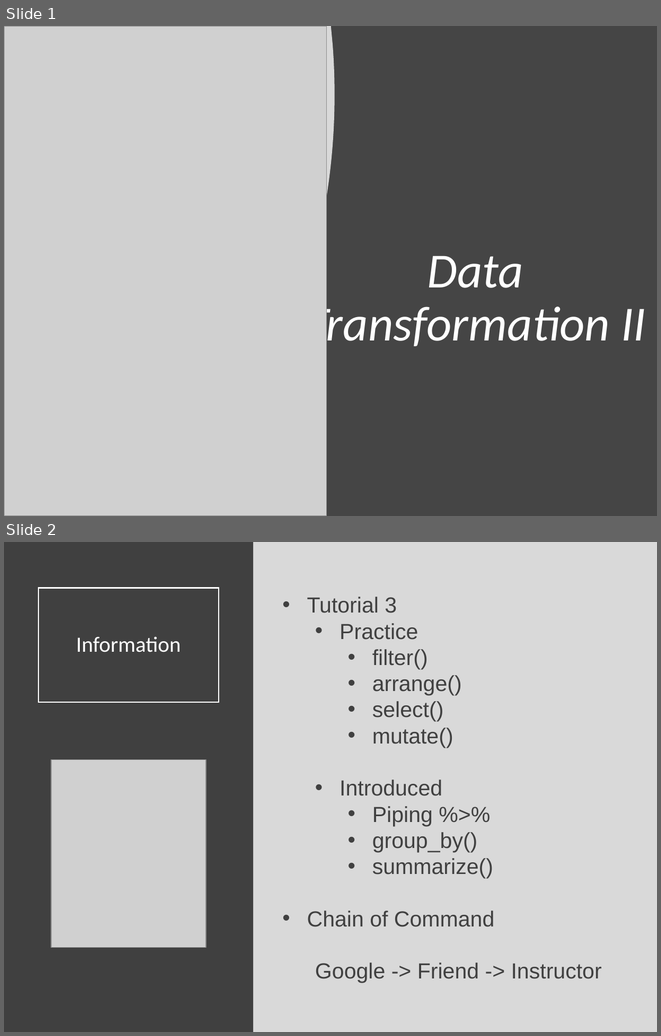
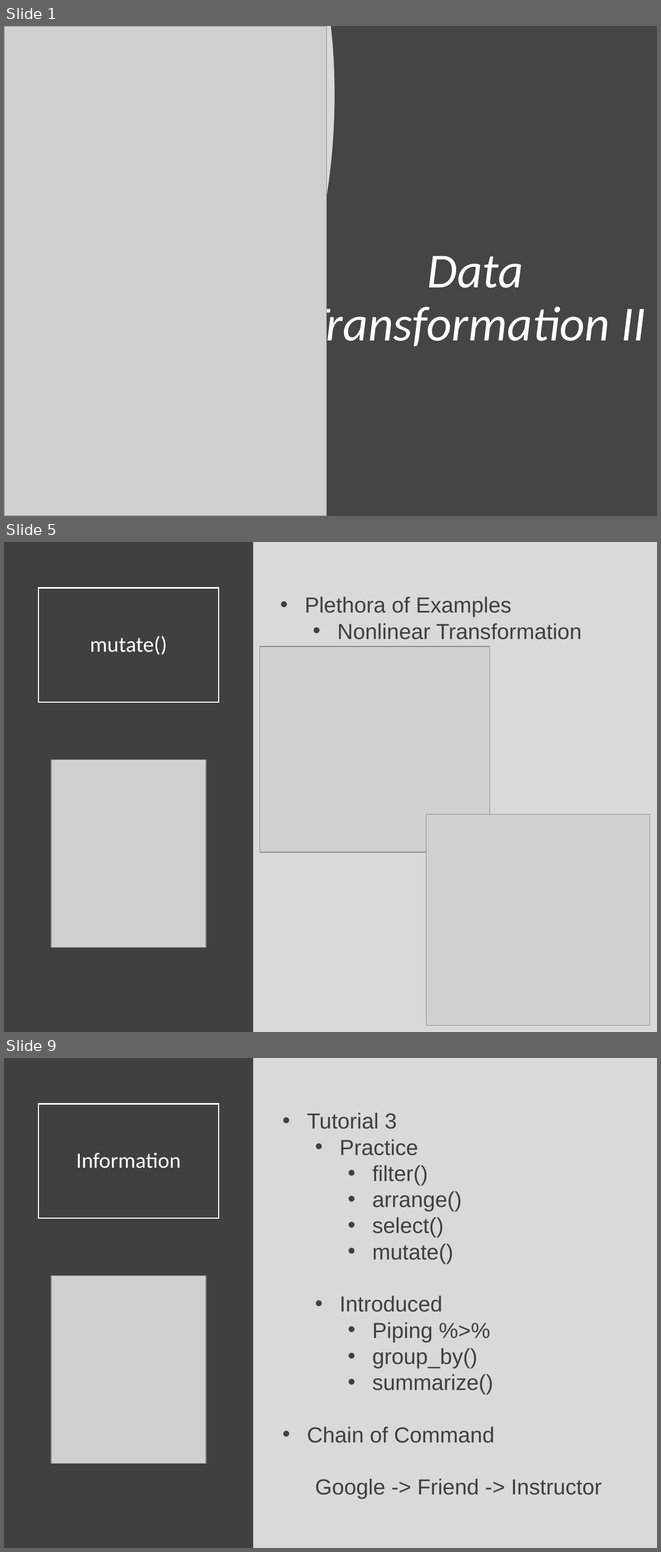
Before and after one commit to Yixf-Self/STOR320_WEBSITE, a slide deck: Lecture/Lecture 5/Lecture 5.pptx. Shown one above the other, each under a label of ours: slides 1 and 2 before the commit, slides 1, 5 and 9 after it; the slides between them are not shown. The pictures are 661x1036 and 661x1552 pixels, drawn with LibreOffice and Linux fonts; fonts in the diff are those of the drawing; grey boxes stand for pictures. Boxes give left, top, right and bottom in pixels: in the first picture for what was removed or moved away, otherwise in the second. Text is boxed around its words. In the diff, an @@ line names an element or a change of style, - is before the commit and + after.

```diff
--- a/Lecture/Lecture 5/Lecture 5.pptx
+++ b/Lecture/Lecture 5/Lecture 5.pptx
@@ slide 5 added at (x1=4, y1=542, x2=657, y2=1032), background #D9D9D9 @@
@@ rectangle added at (x1=4, y1=542, x2=254, y2=1032), fill #404040 @@
@@ title added at (x1=38, y1=588, x2=219, y2=702), outline #FFFFFF 1.5 pt, 24 pt, text #FFFFFF @@
+mutate()
@@ text added at (x1=305, y1=597, x2=582, y2=640), 24 pt, text #404040 @@
+• Plethora of Examples
+  • Nonlinear Transformation
@@ picture added at (x1=260, y1=646, x2=490, y2=852) @@
@@ picture added at (x1=51, y1=759, x2=206, y2=947) @@
@@ picture added at (x1=426, y1=814, x2=650, y2=1025) @@
@@ what was slide 2 is now slide 9 @@
```
Also in this commit, not shown: 6 other slides added, 3 other files.
